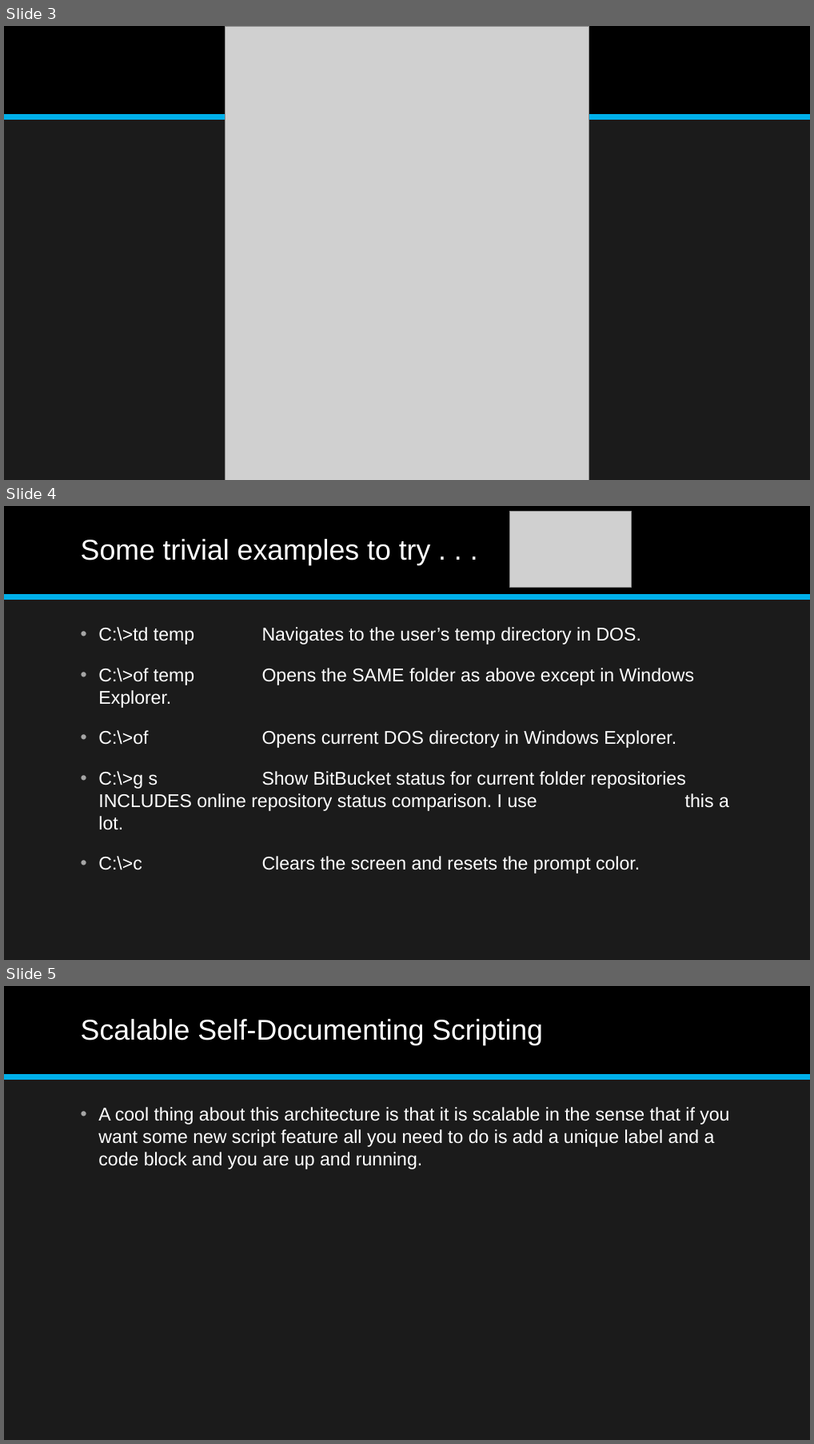
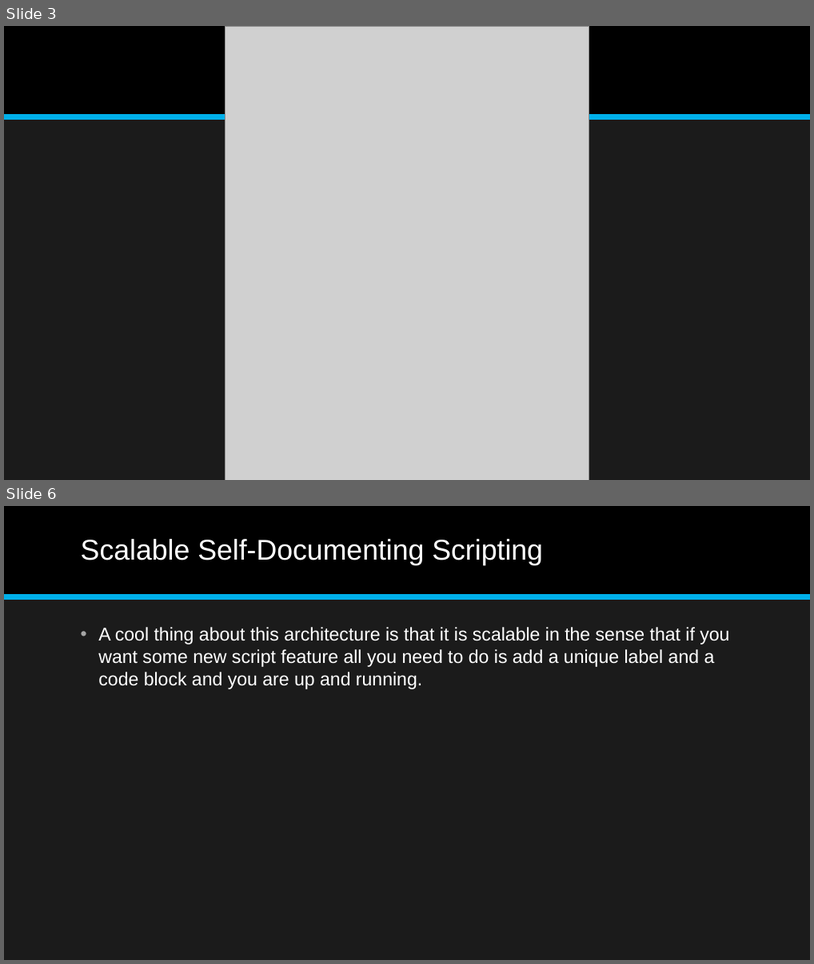
Before and after one commit to jonathan-r-jones/Composable-Batch-Files, a slide deck: Composable Batch File Helper.pptx. Shown one above the other, each under a label of ours: slides 3, 4 and 5 before the commit, slides 3 and 6 after it; the slides between them are not shown. The pictures are 814x1444 and 814x964 pixels, drawn with LibreOffice and Linux fonts; fonts in the diff are those of the drawing; grey boxes stand for pictures. Boxes give left, top, right and bottom in pixels: in the first picture for what was removed or moved away, otherwise in the second. Text is boxed around its words. In the diff, an @@ line names an element or a change of style, - is before the commit and + after.

```diff
--- a/Composable Batch File Helper.pptx
+++ b/Composable Batch File Helper.pptx
@@ slide 4 removed at (x1=4, y1=506, x2=810, y2=960), background #1B1B1B; not listed: 2 template elements that a slide beside it also shows @@
@@ picture removed at (x1=510, y1=511, x2=632, y2=587) @@
@@ title removed at (x1=81, y1=539, x2=431, y2=565) @@
-Some trivial examples to try . . .
@@ text removed at (x1=98, y1=627, x2=730, y2=873) @@
-• C:\>td temp Navigates to the user’s temp directory in DOS.
-• C:\>of temp Opens the SAME folder as above except in Windows Explorer.
-• C:\>of Opens current DOS directory in Windows Explorer.
-• C:\>g s Show BitBucket status for current folder repositories INCLUDES online repository status comparison. I use this a lot.
-• C:\>c Clears the screen and resets the prompt color.
@@ what was slide 5 is now slide 6 @@
```
Also in this commit, not shown: 1 slide changed, 4 slides added, 2 other files.
